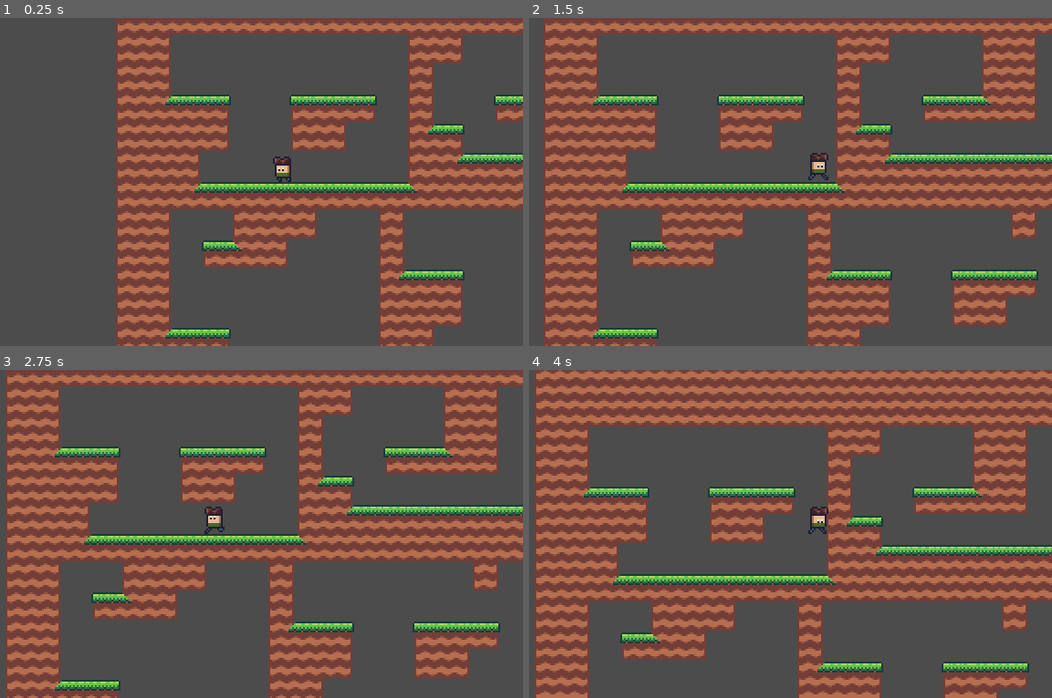
Above: before the commit, frames 1-4 (two rows, left to right).
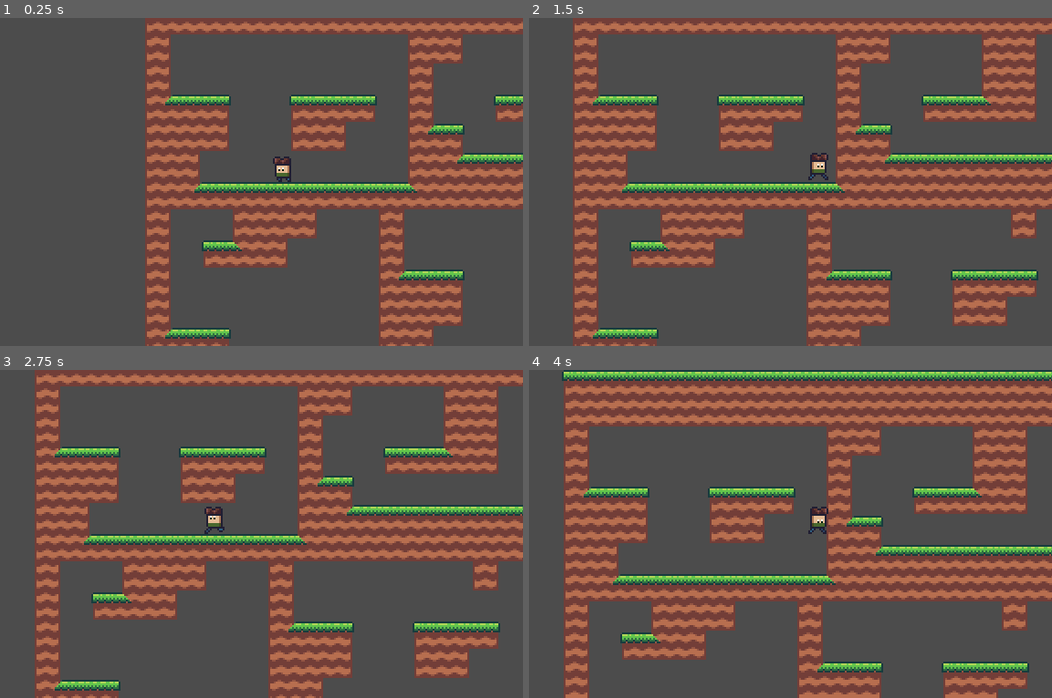
Above: after the commit, the same moments.

Repository: jasonrobwebster/Cave
Game: Godot game, scene res://scenes/Level1-1.tscn
Two runs of this game, one before a commit and one after it. Both use one fixed random seed, a clock stepped at 60 frames per second and the inputs below. This scene is started directly instead of the project's main scene.
Inputs:
- Up to frame 1 (0.25 s): no input
- Up to frame 2 (1.5 s): tap Enter at 0.5 s; hold Right (ui_right) from 0.53 s (still down); tap Space (jump) at 0.77 s
- Up to frame 3 (2.75 s): tap Space (jump) at 1.52 s; release Right (ui_right) at 2.03 s; hold Left (ui_left) from 2.03 s (still down)
- Up to frame 4 (4 s): release Left (ui_left) at 2.78 s; hold Right (ui_right) from 2.78 s (still down); tap Space (jump) at 3.02, 3.77 s

The runs differ from the first frame. In frame 1, 5.8% of the frame differs, in the area x 22-29%, y 0-100%; in frame 2, 5.8%; in frame 3, 5.8%; in frame 4, 8.7%, in the area x 1-100%, y 0-100%.

Commit message:
made room size 1 pixel

Diff:
--- a/modular/RandomWalker.gd
+++ b/modular/RandomWalker.gd
@@ -129,8 +129,8 @@
 	var y_bottom = _grid_to_tile_map(bbox).y + _rooms.room_size.y
 
 	# fill top & bottom
-	for y in range(-2, 0):
-		for x in range(-2, x_right + 2):
+	for y in range(-1, 0):
+		for x in range(-1, x_right + 1):
 			var top_v := Vector2(x, y)
 			var bot_v := Vector2(x, y_bottom - y - 1)
 			_level.set_cellv(top_v, _rooms.wall_id)
@@ -138,7 +138,7 @@
 
 	# fill left & right
 	for y in range(0, y_bottom):
-		for x in range(-2, 0):
+		for x in range(-1, 0):
 			var left_v := Vector2(x, y)
 			var right_v := Vector2(x_right - x - 1, y)
 			_level.set_cellv(left_v, _rooms.wall_id)
